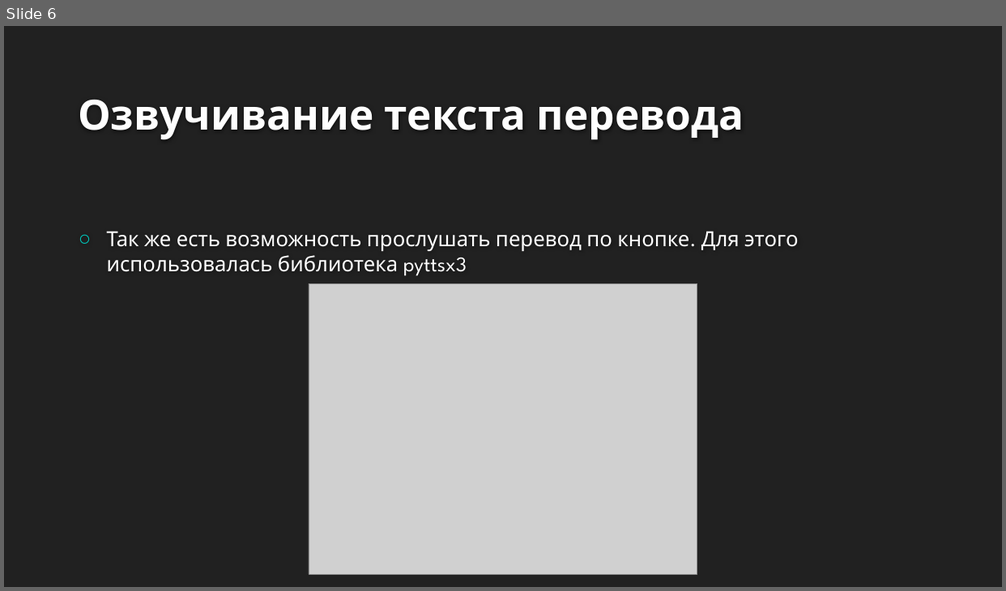
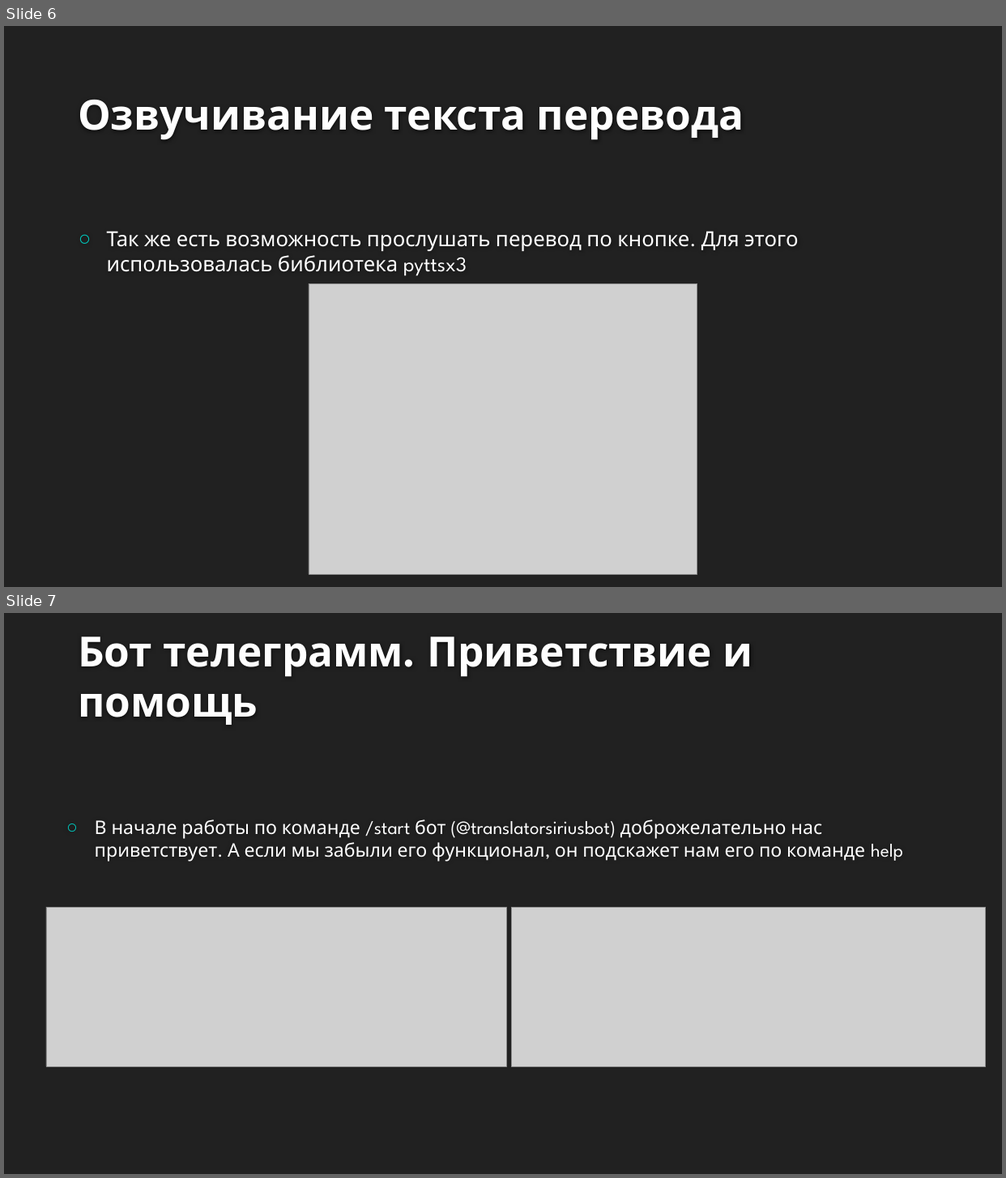
Before and after one commit to EmiAsk/TranslatorSirius, a slide deck: Презентация и записка/Презентация.pptx. Shown one above the other, each under a label of ours: slide 6 before the commit, slides 6 and 7 after it. The pictures are 1006x591 and 1006x1178 pixels, drawn with LibreOffice and Linux fonts; fonts in the diff are those of the drawing; grey boxes stand for pictures; background and template pictures are left out. Boxes give left, top, right and bottom in pixels: in the first picture for what was removed or moved away, otherwise in the second. Text is boxed around its words. In the diff, an @@ line names an element or a change of style, - is before the commit and + after.

```diff
--- a/Презентация и записка/Презентация.pptx
+++ b/Презентация и записка/Презентация.pptx
@@ slide 7 added at <box>4,613,1002,1174</box>, background #212121 @@
@@ title added at <box>78,636,753,725</box>, 40 pt, text #FEFEFE, bold @@
+Бот телеграмм. Приветствие и помощь
@@ text added at <box>95,820,903,861</box>, 18 pt, text #FFFFFF @@
+○ В начале работы по команде /start бот (@translatorsiriusbot) доброжелательно нас приветствует. А если мы забыли его функционал, он подскажет нам его по команде help
@@ picture added at <box>46,907,506,1067</box> @@
@@ picture added at <box>512,907,986,1067</box> @@
```
Also in this commit, not shown: 3 slides changed, 5 other slides added, 2 other files.
